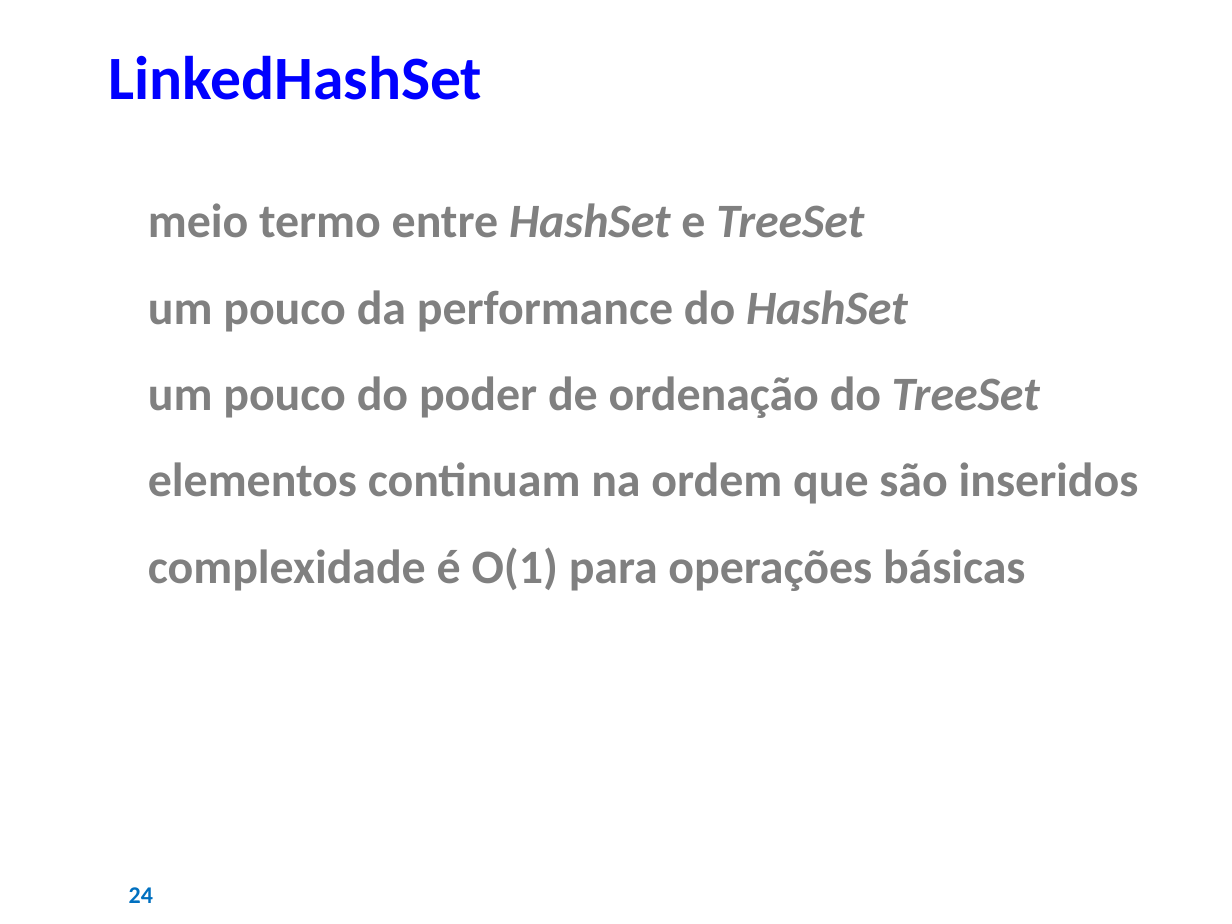
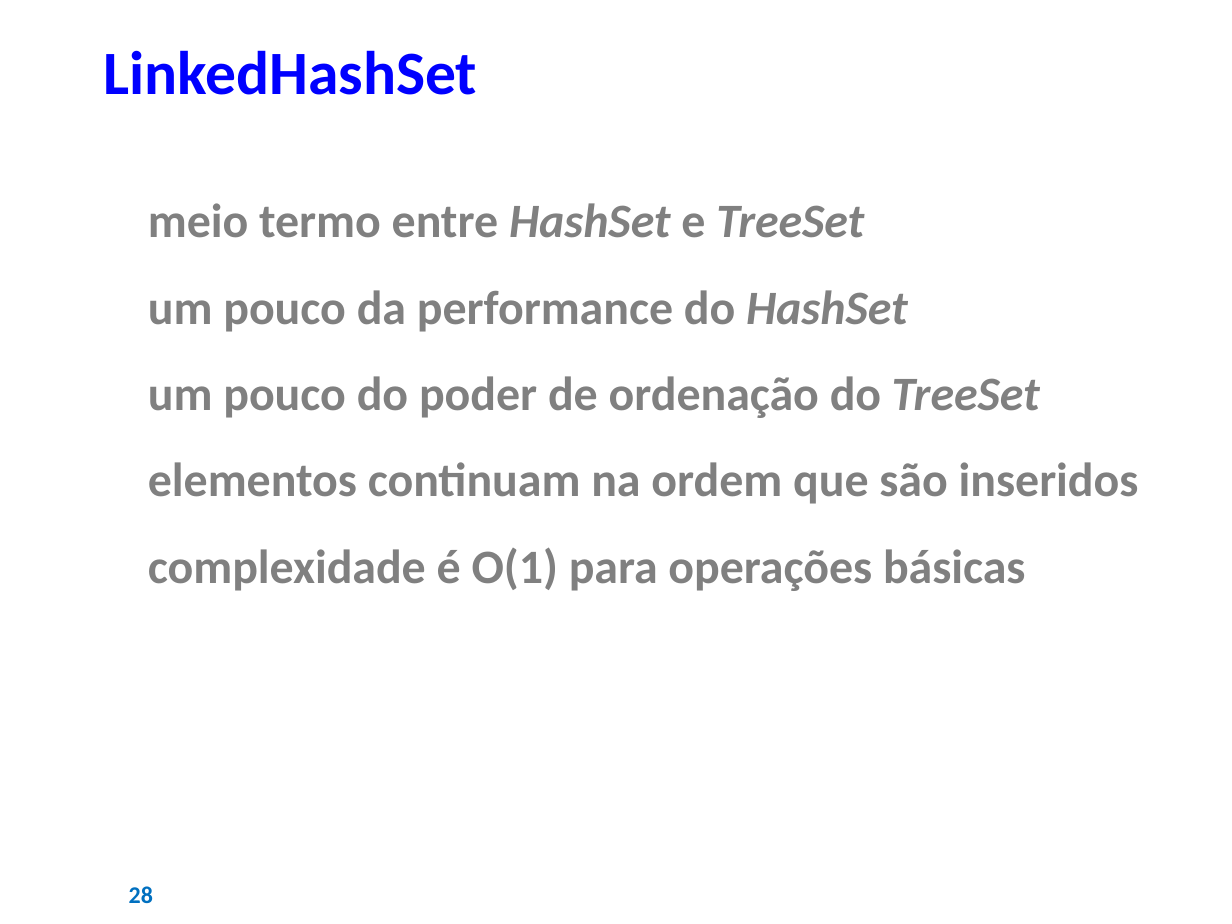
Before and after one commit to AJKFreitas/collections-learning, a slide deck: slide 28 of Estudos - Collections Framework.pptx (slide 24 before the commit). Drawn at 1232x924 pixels with LibreOffice and Linux fonts; fonts in the diff are those of the drawing; background and template pictures are left out. Boxes give left, top, right and bottom in pixels: in the first picture for what was removed or moved away, otherwise in the second. Text is boxed around its words. In the diff, an @@ line names an element or a change of style, - is before the commit and + after.

```diff
--- a/Estudos - Collections Framework.pptx
+++ b/Estudos - Collections Framework.pptx
@@ text "LinkedHashSet": place and size @@
-text "LinkedHashSet" at <box>108,55,482,100</box>
+text "LinkedHashSet" at <box>104,50,478,95</box>
@@ page number at <box>129,886,153,903</box>: text changed @@
-24
+28
```
Also in this commit, not shown: 29 other slides changed, 8 slides added, 3 slides removed, 1 other file.
